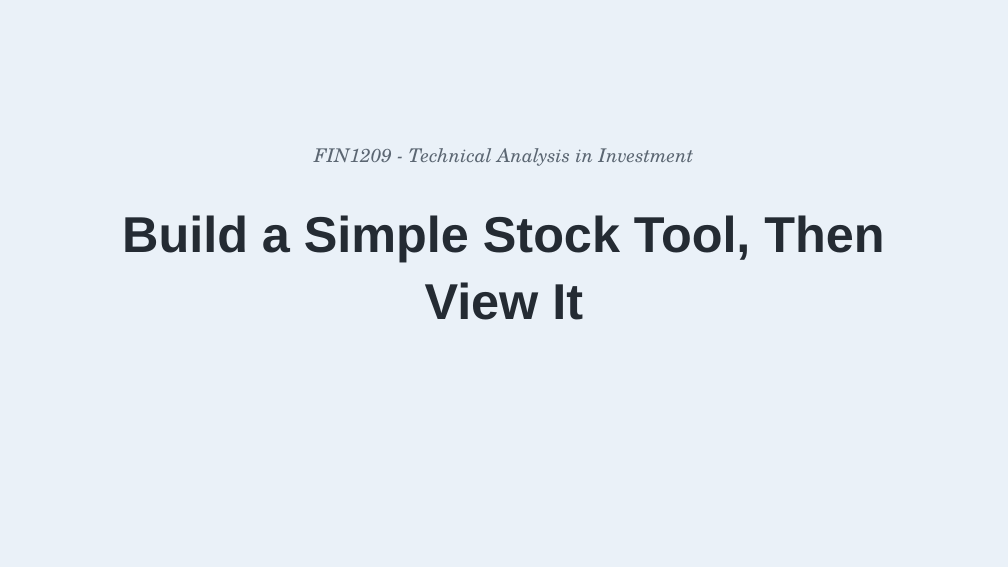
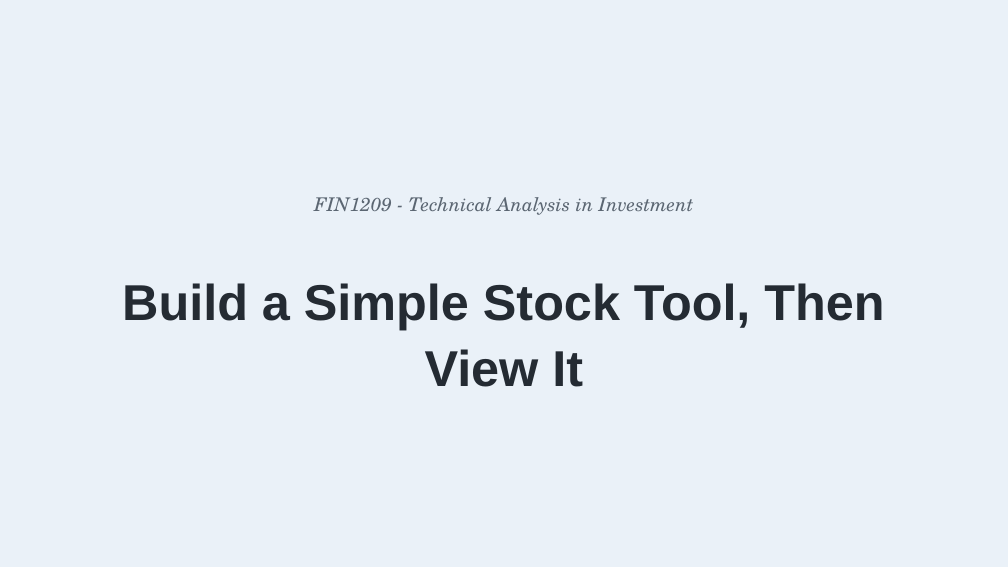
Before and after one commit to benjiesotelo-sudo/Telos_FIN1209, a slide deck: slide 1 of special-lecture/FIN1209-Special-Lecture-3-BuildIt.pptx. Drawn at 1008x567 pixels with LibreOffice and Linux fonts; fonts in the diff are those of the drawing. Boxes give left, top, right and bottom in pixels: in the first picture for what was removed or moved away, otherwise in the second. Text is boxed around its words. In the diff, an @@ line names an element or a change of style, - is before the commit and + after.

```diff
--- a/special-lecture/FIN1209-Special-Lecture-3-BuildIt.pptx
+++ b/special-lecture/FIN1209-Special-Lecture-3-BuildIt.pptx
@@ text "FIN1209 - Technical Analysis in ...": place and size @@
-text "FIN1209 - Technical Analysis in ..." at bbox=[314, 148, 694, 166]
+text "FIN1209 - Technical Analysis in ..." at bbox=[314, 197, 694, 215]
@@ text "Build a Simple Stock Tool, ...": place and size @@
-text "Build a Simple Stock Tool, ..." at bbox=[122, 215, 884, 320]
+text "Build a Simple Stock Tool, ..." at bbox=[122, 283, 884, 387]
```
Also in this commit, not shown: 4 other slides changed, 2 slides added, 2 slides removed, 10 other files.
